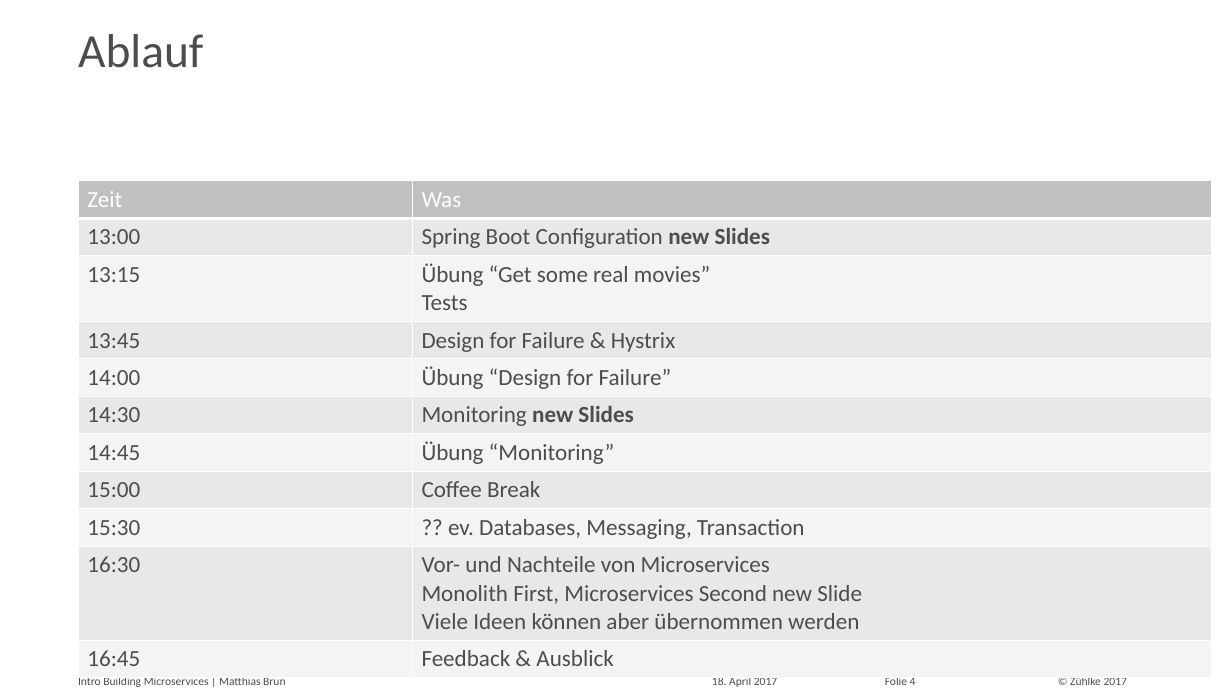
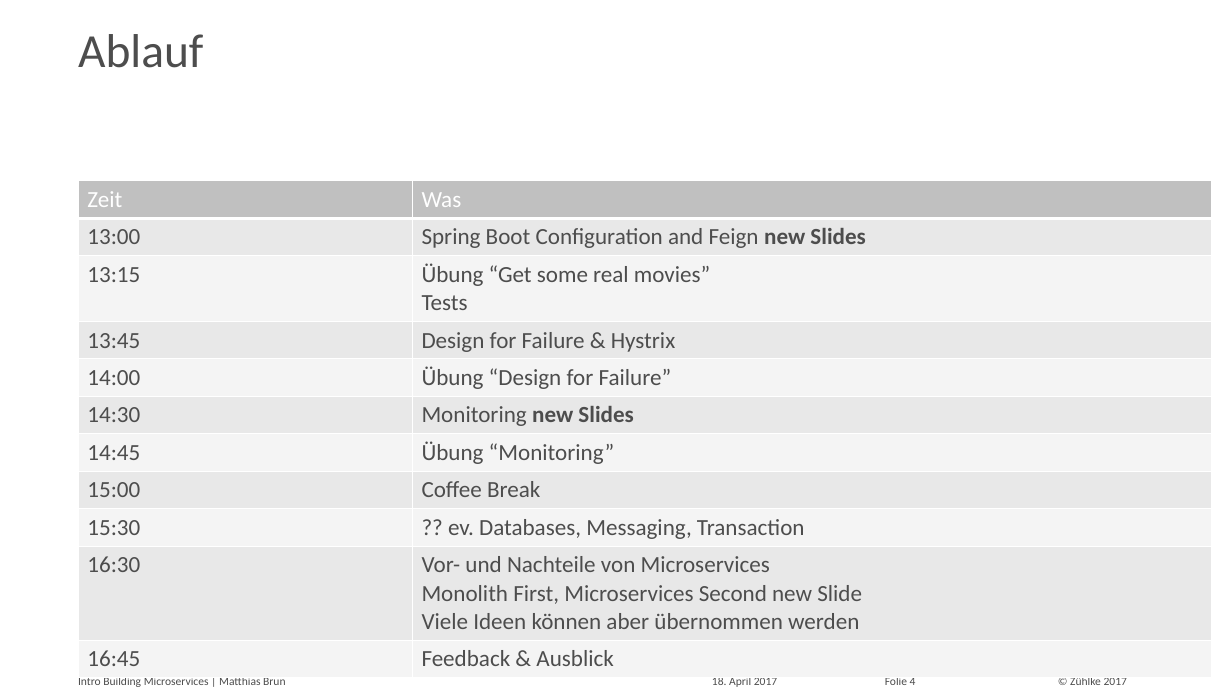
Before and after one commit to mat1/building-microservices, a slide deck: slide 4 of slides/Intro.pptx. Drawn at 1232x693 pixels with LibreOffice and Linux fonts; fonts in the diff are those of the drawing. Boxes give left, top, right and bottom in pixels: in the first picture for what was removed or moved away, otherwise in the second. Text is boxed around its words. In the diff, an @@ line names an element or a change of style, - is before the commit and + after.

```diff
--- a/slides/Intro.pptx
+++ b/slides/Intro.pptx
@@ table at [79, 181, 1213, 676] @@
-row 2, column 2: Spring Boot Configuration new Slides
+row 2, column 2: Spring Boot Configuration and Feign new Slides
```
Also in this commit, not shown: 1 other file.
